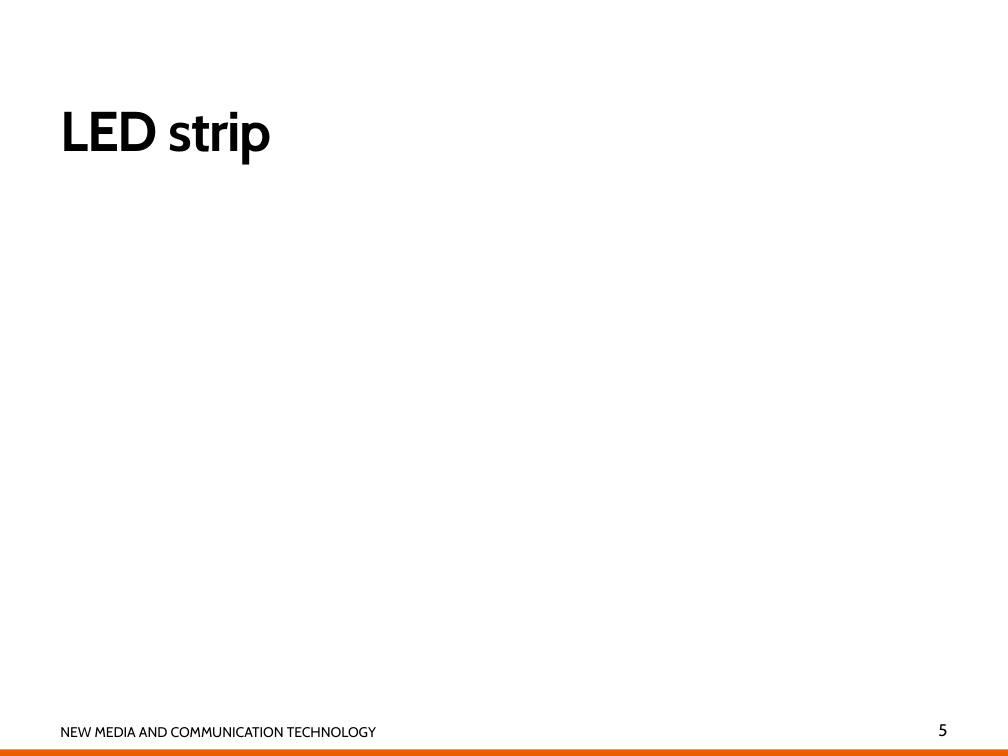
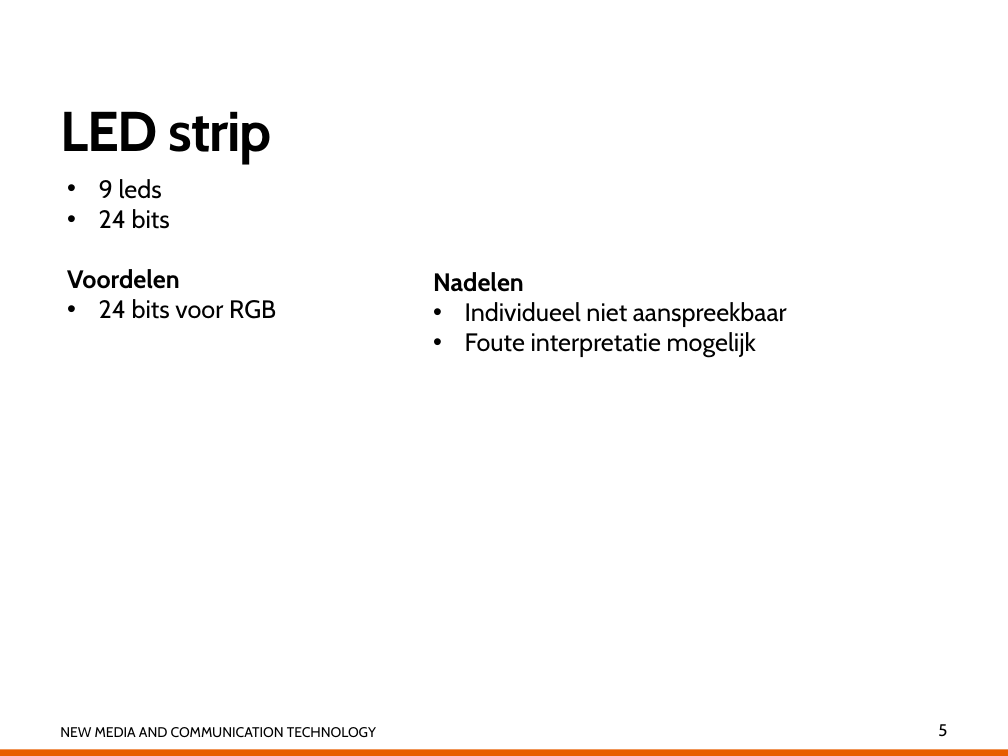
Before and after one commit to alisio92/RGBLed, a slide deck: slide 5 of RGBLed/RGB Led met Raspberry Pi.pptx. Drawn at 1008x756 pixels with LibreOffice and Linux fonts; fonts in the diff are those of the drawing. Boxes give left, top, right and bottom in pixels: in the first picture for what was removed or moved away, otherwise in the second. Text is boxed around its words. In the diff, an @@ line names an element or a change of style, - is before the commit and + after.

```diff
--- a/RGBLed/RGB Led met Raspberry Pi.pptx
+++ b/RGBLed/RGB Led met Raspberry Pi.pptx
@@ text added at (99, 179, 170, 229), 18 pt, text #000000 @@
+• 9 leds
+• 24 bits
@@ text added at (67, 269, 276, 319), 18 pt, text #000000 @@
+Voordelen
+• 24 bits voor RGB
@@ text added at (433, 272, 787, 357), 18 pt, text #000000 @@
+Nadelen
+• Individueel niet aanspreekbaar
+• Foute interpretatie mogelijk
```
Also in this commit, not shown: 1 other slide changed, 6 slides added, 3 slides removed, 9 other files.
